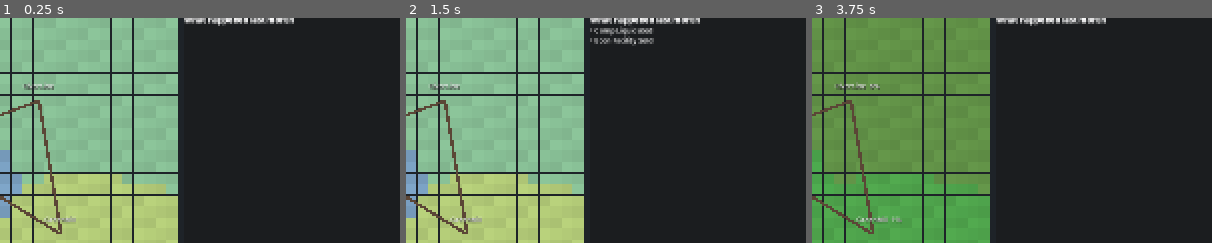
Above: before the commit, frames 1-3 (left to right).
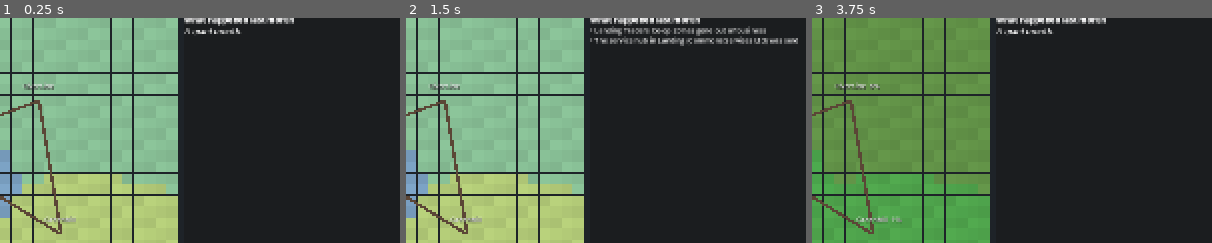
Above: after the commit, the same moments.

Repository: Tunje/one-vote-more
Game: Godot game, scene res://ui/main.tscn
Same seed, same stepped clock (60 frames per second), same inputs: the game is played once before the commit and once after it.
Inputs:
- Up to frame 1 (0.25 s): no input
- Up to frame 2 (1.5 s): click "AI plays my role" at 0.5 s; click "+12 months" at 1.25 s
- Up to frame 3 (3.75 s): click "End Month ▶" at 2 s; click "Districts" at 2.75 s; click "Unemployment" at 3.5 s
The pictures show only the part of the screen within x 44-94%, y 18-68%; the shares and areas given below are measured in that part.

The runs differ from the first frame. In frame 1, 0.2% of the frame differs, in the area x 46-60%, y 4-8%; in frame 2, 1.9%, in the area x 47-98%, y 3-13%; in frame 3, 0.2%.

Commit message:
UI: readable monthly briefing and news (NewsText: names, sentences, grouped batches, blame only on bad news); party panel shows the sovereignty axis
Co-Authored-By: Claude Opus 5.5 <noreply@anthropic.com>

Diff:
--- /dev/null
+++ b/game/tools/debug_century.gd
@@ -0,0 +1,79 @@
+extends SceneTree
+## O-1 / M12 century probe: one line per N years with production, employment, utilities, materials, public finance,
+## facility closures/reopenings, projects, defaults/restructurings and service access.
+## Usage: godot --headless --path . --script res://tools/debug_century.gd -- [seed] [years] [every]
+
+
+func _init() -> void:
+	var a := OS.get_cmdline_user_args()
+	var seed_v := int(a[0]) if a.size() > 0 else 1
+	var years := int(a[1]) if a.size() > 1 else 100
+	var every := int(a[2]) if a.size() > 2 else 5
+	var sim := EconSim.make(seed_v)
+	var w := sim.world
+	var prev_m := 0
+	for y in range(1, years + 1):
+		sim.run(12)
+		if y % every != 0 and y != 1:
+			continue
+		var s := EconUtil.st(w)
+		var counts := {}
+		for t in ["ECON_FACILITY_CLOSED_UNSAFE", "ECON_FACILITY_REOPENED", "ECON_PROJECT_COMPLETED", "ECON_SOVEREIGN_DEFAULT", "ECON_DEBT_RESTRUCTURED",
+				"ECON_FACILITY_SOLD", "ECON_SHORTAGE", "ECON_UTILITY_OUTAGE", "COMP_INSOLVENCY", "ECON_SHIP_ARRIVED"]:
+			counts[t.trim_prefix("ECON_").trim_prefix("COMP_").substr(0, 9)] = w.facts.query(t, prev_m).size()
+		prev_m = w.month
+		var run := {}
+		var idle := 0
+		var mb := 0
+		for fid in w.table("facility"):
+			var f: Dictionary = w.table("facility")[fid]
+			if f["mothball"]:
+				mb += 1
+			elif f["util"] > 100:
+				run[f["type"]] = int(run.get(f["type"], 0)) + 1
+			else:
+				idle += 1
+		var emp := {}
+		for gid in w.table("hh"):
+			for occ in w.table("hh")[gid]["emp"]:
+				emp[occ] = int(emp.get(occ, 0)) + w.table("hh")[gid]["emp"][occ] / 1000
+		var rev := 0
+		for v in s["gov_rev_hist"]:
+			rev += int(v)
+		var spend := 0
+		for v in s.get("gov_spend_hist", []):
+			spend += int(v)
+		var ind := w.indicators
+		var health := 0
+		var edu := 0
+		var nd := 0
+		for d in ind.values.get("ECON_HEALTH_ACCESS", {}):
+			health += ind.read("ECON_HEALTH_ACCESS", d)
+			edu += ind.read("ECON_EDUCATION_ACCESS", d)
+			nd += 1
+		var rii := 0.0
+		var nc := 0
+		for k in ind.values.get("ECON_REAL_INCOME_INDEX", {}):
+			rii += float(ind.read("ECON_REAL_INCOME_INDEX", k)) / 1000.0
+			nc += 1
+		print("Y%d pop %d u%.1f%% | out(ECON_GROWTH %.1f) running %d idle %d mb %d | E %d/%d W %d/%d food_short %d | pMat %d pComp %d | treas %dk debt %dk rev12 %dk spend12 %dk default %s | RII mean %.0f max %.0f | health %.0f edu %.0f | %s" % [
+			y, PopStore.total(w), 100.0 * FirmAI.colony_unemployment(w), float(ind.read("ECON_GROWTH", "COLONY")) / 1000.0, _sum(run), idle, mb,
+			s["util_supply"]["E"] / 1000, s["util_demand"]["E"] / 1000, s["util_supply"]["W"] / 1000, s["util_demand"]["W"] / 1000, s["food_shortfall"],
+			s["prices"]["MATERIAL"] / 1000, s["prices"]["COMPONENT"] / 1000, w.ledger.balance(EconUtil.TREASURY) / 1000000, EconFinance.debt_of(w, "gov") / 1000000,
+			rev / 1000000, spend / 1000000, str(s["sovereign_default"]), rii / maxf(1.0, float(nc)), _max_rii(w), float(health) / maxf(1.0, nd) / 1000.0, float(edu) / maxf(1.0, nd) / 1000.0, str(counts)])
+		print("    running %s | emp %s" % [str(run), str(emp)])
+	quit()
+
+
+func _sum(d: Dictionary) -> int:
+	var t := 0
+	for k in d:
+		t += d[k]
+	return t
+
+
+func _max_rii(w: WorldState) -> float:
+	var m := 0.0
+	for k in w.indicators.values.get("ECON_REAL_INCOME_INDEX", {}):
+		m = maxf(m, float(w.indicators.read("ECON_REAL_INCOME_INDEX", k)) / 1000.0)
+	return m
--- a/game/ui/main.gd
+++ b/game/ui/main.gd
@@ -223,10 +223,11 @@
 			t += "\n[color=#ffcc66][b]%d decision(s) waiting for you[/b][/color]\n" % dec.size()
 	t += "\n[b]What happened last month[/b]\n"
 	var facts := w.facts.query("", w.month - 1, w.month - 1, "PUBLIC")
-	facts.sort_custom(func(a, b): return a["magnitude"] > b["magnitude"])
-	for f in facts.slice(0, 12):
-		if f["magnitude"] >= 30:
-			t += "• %s\n" % _fact_text(f)
+	var lines := NewsText.digest(w, facts, 12, 30)
+	if lines.is_empty():
+		t += "[i]A quiet month.[/i]\n"
+	for line in lines:
+		t += "• %s\n" % line
 	return t
 
 
@@ -318,13 +319,7 @@
 
 
 func _fact_text(f: Dictionary) -> String:
-	var ty: String = f["type"]
-	var nice := ty.replace("_", " ").to_lower().capitalize()
-	var blame := ""
-	for r in f["responsible"]:
-		if r["actor"]["kind"] in ["GOVERNMENT", "COMMANDER"] and float(r["share"]) >= 0.5:
-			blame = " [color=#ff8a65](government responsible)[/color]"
-	return nice + blame
+	return NewsText.sentence(session.world(), f)
 
 
 static func _lean_text(v: float) -> String:
--- /dev/null
+++ b/game/ui/news_text.gd
@@ -0,0 +1,181 @@
+class_name NewsText
+extends RefCounted
+## Turns facts into readable news: names instead of ids, real sentences instead of event codes, and repeated
+## routine events grouped into one line ("8 building projects are running late: ..."). Used by the monthly
+## briefing and the news feed. Read-only (world.peek).
+
+
+static func district(w: WorldState, id) -> String:
+	if id == null:
+		return "the colony"
+	var d: Dictionary = w.peek("district").get(str(id), {})
+	if not d.is_empty():
+		return str(d.get("name", id))
+	return str(EconData.DISTRICTS.get(str(id), {}).get("name", id))
+
+
+static func org(w: WorldState, id) -> String:
+	return String(w.peek("org").get(str(id), {}).get("name", "a company"))
+
+
+static func party(w: WorldState, id) -> String:
+	return String(w.peek("party").get(str(id), {}).get("name", "a party"))
+
+
+const NICE := {"CONSUMERF": "consumer goods factory", "SERVICEHUB": "service hub", "MEDWORKS": "medical works",
+	"COMPONENTS": "component works", "PROCESSING": "processing plant", "POWER": "power plant", "WATERWORKS": "waterworks",
+	"DEPOT": "freight depot", "FARM": "farm", "MINE": "mine", "HOUSING": "housing block", "CLINIC": "clinic", "SCHOOL": "school"}
+
+
+static func _kind(t) -> String:
+	return String(NICE.get(str(t), str(t).to_lower().replace("_", " ")))
+
+
+## Capitalise only the first letter (String capitalises every word).
+static func cap1(s: String) -> String:
+	return s if s.is_empty() else s.substr(0, 1).to_upper() + s.substr(1)
+
+
+static func project(w: WorldState, id) -> String:
+	var p: Dictionary = w.peek("project").get(str(id), {})
+	if p.is_empty():
+		return "a project"
+	if p.get("type", "") == "EXPAND":
+		var f: Dictionary = w.peek("facility").get(String(p.get("target", "")), {})
+		return "the %s expansion in %s" % [_kind(f.get("type", "plant")), district(w, p.get("district", ""))]
+	return "a new %s in %s" % [_kind(p.get("type", "building")), district(w, p.get("district", ""))]
+
+
+static func facility(w: WorldState, id) -> String:
+	var f: Dictionary = w.peek("facility").get(str(id), {})
+	if f.is_empty():
+		return "a plant"
+	return "the %s in %s (%s)" % [_kind(f.get("type", "plant")), district(w, f.get("district", "")), org(w, f.get("org", ""))]
+
+
+static func _subject_org(w: WorldState, f: Dictionary) -> String:
+	for s in f.get("subjects", []):
+		if s.get("kind", "") in ["COMPANY", "ORG"]:
+			return org(w, s["id"])
+	return org(w, f["data"].get("org", ""))
+
+
+## Blame is shown only for bad news (a fact whose impact on voters' concerns is negative overall).
+static func _gov(f: Dictionary) -> String:
+	var net := 0.0
+	for c in f.get("impact", {}):
+		net += float(f["impact"][c])
+	if net >= 0.0:
+		return ""
+	for r in f.get("responsible", []):
+		if r["actor"]["kind"] in ["GOVERNMENT", "COMMANDER"] and float(r["share"]) >= 0.5:
+			return " [color=#ff8a65](blamed on the government)[/color]"
+	return ""
+
+
+## One fact as a sentence.
+static func sentence(w: WorldState, f: Dictionary) -> String:
+	var d: Dictionary = f.get("data", {})
+	var t: String = f["type"]
+	var where := " in " + district(w, f["location"]) if f.get("location") != null else ""
+	var s := ""
+	match t:
+		"ECON_CONTRACT_DELAYED": s = cap1("%s is running %d month(s) late" % [project(w, d.get("project", "")), int(d.get("months_late", 1))])
+		"ECON_CONTRACT_SEVERELY_DELAYED": s = cap1("%s is now %d months late" % [project(w, d.get("project", "")), int(d.get("months_late", 0))])
+		"ECON_CONTRACT_FAILED": s = "The builder walked away from %s" % project(w, d.get("project", ""))
+		"ECON_CONTRACT_PAYMENT_MISSED": s = "Payment for %s is %d month(s) overdue" % [project(w, d.get("project", "")), int(d.get("months_overdue", 1))]
+		"ECON_TENDER_FAILED": s = "Nobody bid to build %s" % project(w, d.get("project", ""))
+		"ECON_TENDER_OPENED": s = "Tender opened for %s" % project(w, d.get("project", ""))
+		"ECON_CONTRACT_AWARDED": s = "Contract awarded for %s" % project(w, d.get("project", ""))
+		"ECON_PROJECT_COMPLETED": s = "Finished: %s" % project(w, d.get("project", ""))
+		"ECON_LAYOFFS_MASS":
+			s = "%s laid off %d workers (%d%% of its staff)%s" % [org(w, d.get("org", "")), int(d.get("persons", 0)), int(d.get("share_pct", 0)), ", and is closing" if d.get("closing", false) else ""]
+		"ECON_STRIKE": s = "%d %s workers at %s are on strike over %s" % [int(d.get("persons", 0)), _kind(d.get("occupation", "")), org(w, d.get("org", "")), _kind(d.get("cause", "pay"))]
+		"ECON_LOCKOUT": s = "%s locked out %d workers" % [org(w, d.get("org", "")), int(d.get("persons", 0))]
+		"COMP_LIQUIDATED": s = "%s has gone out of business" % _subject_org(w, f)
+		"COMP_INSOLVENCY": s = "%s is insolvent (%d employees)" % [_subject_org(w, f), int(d.get("employees", 0))]
+		"COMP_DISTRESSED": s = "%s is in financial trouble" % _subject_org(w, f)
+		"COMP_RESTRUCTURED": s = "%s restructured its debts" % _subject_org(w, f)
+		"COMP_CEO_REPLACED": s = "%s replaced its management" % _subject_org(w, f)
+		"COMP_COMPANY_FOUNDED": s = "New company: %s" % _subject_org(w, f)
+		"COMP_WORKPLACE_ACCIDENT": s = "Accident at %s: %d workers hurt%s" % [facility(w, d.get("facility", "")), int(d.get("workers_affected", 0)), " (safety rules were being broken)" if d.get("in_violation", false) else ""]
+		"ECON_FACILITY_CLOSED_UNSAFE": s = cap1("%s was shut down as unsafe" % facility(w, d.get("facility", "")))
+		"ECON_FACILITY_REOPENED": s = cap1("%s reopened" % facility(w, d.get("facility", "")))
+		"ECON_FACILITY_MOTHBALLED": s = cap1("%s was mothballed" % facility(w, d.get("facility", "")))
+		"ECON_FACILITY_SOLD": s = cap1("%s was sold%s" % [facility(w, d.get("facility", "")), " to the state" if d.get("nationalized", false) else ""])
+		"ECON_SHORTAGE": s = "Shortage%s: %d%% of demand could not be met" % [(" of " + _kind(d.get("good", ""))) if d.has("good") else "", int(d.get("shortfall_permille", 0)) / 10]
+		"ECON_UTILITY_OUTAGE": s = "Power or water outages%s" % where
+		"ECON_FOOD_AID": s = "Food aid handed out (%d rations)" % int(d.get("qty", 0))
+		"ECON_FAMINE": s = "[color=#ff5252]FAMINE: the colony cannot feed itself[/color]"
+		"ECON_RENT_INCREASE": s = "Rents rose %d%%%s" % [int(d.get("pct", 0)), where]
+		"ECON_SOVEREIGN_DEFAULT": s = "[color=#ff5252]The government has defaulted on its debts[/color]"
+		"ECON_DEBT_RESTRUCTURED": s = "Creditors wrote off part of the government's debt"
+		"ECON_GOV_BORROWED": s = "The government borrowed money (debt now %d%% of the economy)" % int(d.get("debt_ratio_pct", 0))
+		"ECON_SHIP_ARRIVED": s = "A ship from the home world arrived with %d migrants" % int(d.get("migrants", 0))
+		"ECON_IMPORT_ARRIVED": s = "Imports arrived: %d %s" % [int(d.get("qty", 0)) / 1000, _kind(d.get("good", "goods"))]
+		"POL_ELECTION_HELD": s = "[b]Election held[/b]"
+		"POL_GOVERNMENT_FORMED": s = "[b]New government[/b]: %s" % ", ".join(d.get("members", []).map(func(p): return party(w, p)))
+		"POL_BILL_PASSED": s = "Parliament passed a bill (%d–%d)" % [int(d.get("yes", 0)), int(d.get("no", 0))]
+		"POL_BILL_DEFEATED": s = "Parliament [b]defeated[/b] a government bill (%d–%d)" % [int(d.get("yes", 0)), int(d.get("no", 0))]
+		"POL_PARTY_FOUNDED": s = "New party: [b]%s[/b]" % party(w, d.get("party", ""))
+		"POL_PARTY_SPLIT": s = "%d MPs left %s to form [b]%s[/b]" % [int(d.get("mps", 0)), party(w, d.get("party", "")), party(w, d.get("splinter", ""))]
+		"POL_PARTIES_MERGED": s = "%s merged into %s" % [party(w, d.get("absorbed", "")), party(w, d.get("into", ""))]
+		"POL_LEADER_CHANGED": s = "%s has a new leader: %s" % [party(w, d.get("party", "")), d.get("new", "")]
+		"POL_SCANDAL_REVEALED": s = "[color=#ff8a65]Scandal[/color]: %s, %s" % [party(w, d.get("party", "")), d.get("leader", "")]
+		"POL_NO_CONFIDENCE_PASSED": s = "[color=#ff5252][b]The government lost a vote of no confidence[/b][/color]"
+		"POL_NO_CONFIDENCE_FAILED": s = "The government survived a vote of no confidence"
+		"POL_SUPPORT_WITHDRAWN": s = "%s withdrew its support from the government" % party(w, d.get("party", ""))
+		"POL_PARTNER_LEFT": s = "%s left the government" % party(w, d.get("party", ""))
+		"POL_EMERGENCY_VOTE": s = "Parliament %s the state of emergency" % ("approved" if d.get("passed", false) else "rejected")
+		"HOME_SHIP_CALLED": s = "A ship from the home world called"
+		"HOME_DEMAND_RAISED": s = "[color=#ff8a65]The home world raised its demands[/color]"
+		"HOME_SANCTION": s = "The home world imposed a sanction: %s" % _kind(d.get("kind", ""))
+		"HOME_EXPEDITION_SENT": s = "[color=#ff5252][b]The home world has sent a punitive expedition[/b][/color]"
+		_:
+			s = cap1(t.replace("_", " ").to_lower())
+	return s + _gov(f)
+
+
+## Group key for routine events that come in batches.
+const GROUPED := {
+	"ECON_CONTRACT_DELAYED": "%d building projects are running late",
+	"ECON_CONTRACT_SEVERELY_DELAYED": "%d building projects are badly delayed",
+	"ECON_TENDER_FAILED": "%d projects got no bids",
+	"ECON_CONTRACT_PAYMENT_MISSED": "%d project payments are overdue",
+	"COMP_LIQUIDATED": "%d companies went out of business",
+	"COMP_INSOLVENCY": "%d companies are insolvent",
+	"ECON_FACILITY_CLOSED_UNSAFE": "%d plants were shut down as unsafe",
+	"ECON_LAYOFFS_MASS": "%d companies made mass layoffs",
+	"COMP_WORKPLACE_ACCIDENT": "%d workplace accidents",
+	"ECON_SHORTAGE": "%d shortages",
+	"ECON_UTILITY_OUTAGE": "%d power or water outages",
+	"ECON_STRIKE": "%d strikes",
+	"POL_BILL_PASSED": "Parliament passed %d bills",
+}
+
+
+## Readable digest of a list of facts: most important first, batches folded into one line with a few examples.
+static func digest(w: WorldState, facts: Array, max_lines: int = 12, min_magnitude: int = 30) -> Array:
+	var groups := {}
+	var order: Array = []
+	for f in facts:
+		if int(f["magnitude"]) < min_magnitude:
+			continue
+		var key: String = f["type"] if GROUPED.has(f["type"]) else f["type"] + "#" + str(order.size())
+		if not groups.has(key):
+			groups[key] = []
+			order.append(key)
+		groups[key].append(f)
+	order.sort_custom(func(a, b):
+		var ma: int = groups[a].map(func(x): return int(x["magnitude"])).max()
+		var mb: int = groups[b].map(func(x): return int(x["magnitude"])).max()
+		return ma > mb or (ma == mb and a < b))
+	var out: Array = []
+	for key in order.slice(0, max_lines):
+		var fs: Array = groups[key]
+		if fs.size() == 1:
+			out.append(sentence(w, fs[0]))
+		else:
+			var ex: Array = fs.slice(0, 3).map(func(x): return sentence(w, x).replace(" [color=#ff8a65](blamed on the government)[/color]", ""))
+			out.append("%s: %s%s" % [GROUPED[fs[0]["type"]] % fs.size(), "; ".join(ex), " …" if fs.size() > 3 else ""])
+	return out
--- a/game/ui/panels/party_panel.gd
+++ b/game/ui/panels/party_panel.gd
@@ -10,6 +10,7 @@
 	"AUTONOMY": ["central control", "district autonomy"],
 	"FISCAL": ["balanced budget", "spend and borrow for growth"],
 	"INSTITUTIONS": ["strong executive, order", "checks and civil liberties"],
+	"SOVEREIGNTY": ["loyal to the home world", "independence"],
 }
 
 var session
Not shown, added: game/tools/debug_century.gd.uid
Not shown, added: game/ui/news_text.gd.uid
